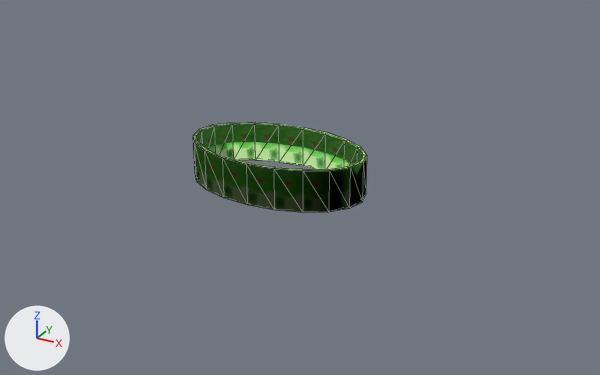
The FBX model Assets/Models/stage01_roll.fbx: old version first, new version second.
Camera for both pictures: a 50 mm camera at (0.543, -0.923, 0.458) aimed at (0.034, 0.004, -0.005). Arrows for +X, +Y and +Z are at lower left; the lights stay in place. Mesh edges are drawn as thin lines. Where no turn or scale is listed for an object, it has been applied to the vertices.

Names of what the first picture shows: 'stage'.
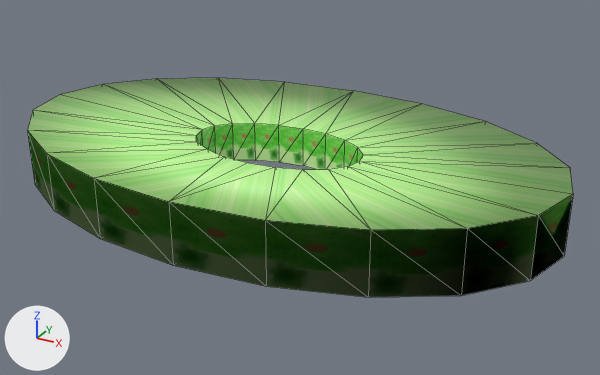
Location of each change, [x1, y1, x2, y2] in pixels of the pictures (600 x 375 px):
```json
{"object": "stage", "change": "reshaped", "before": [193, 122, 367, 212], "after": [27, 78, 573, 297], "on screen": "213% wider, 142% taller"}
```

The change, as JSON lines over the scene's bpy script:
```json
{"block": "me_mesh", "where": "# used by ob_stage; location = (0.0, 0.0, 0.0)"}
{"op": "remove", "block": "me_mesh", "code": "me_mesh.from_pydata(...)  # 80 vertices, 160 faces; spans x -0.13..0.13, y -0.08..0.08, z -0.005..0.053"}
{"op": "add", "block": "me_mesh", "code": "me_mesh.from_pydata(...)  # 80 vertices, 160 faces; spans x -0.396..0.396, y -0.243..0.243, z -0.017..0.065"}
{"block": "me_mesh", "change": "me_mesh part 1: 40 of the vertices in x -0.13..0.13, y -0.08..0.08, z -0.005..0.053 are scaled about their middle by (3.04, 3.04, 1.42)"}
```
